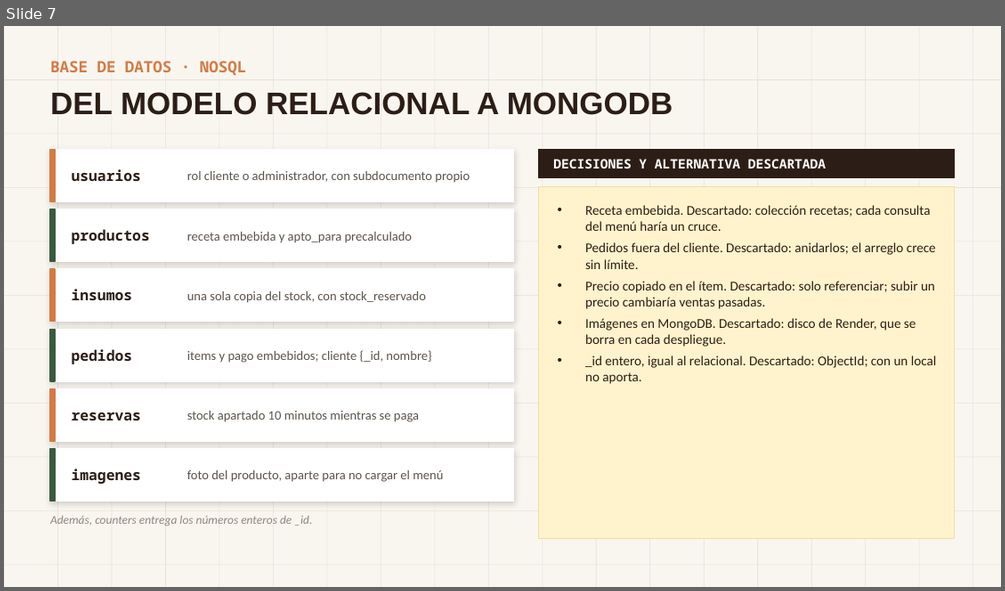
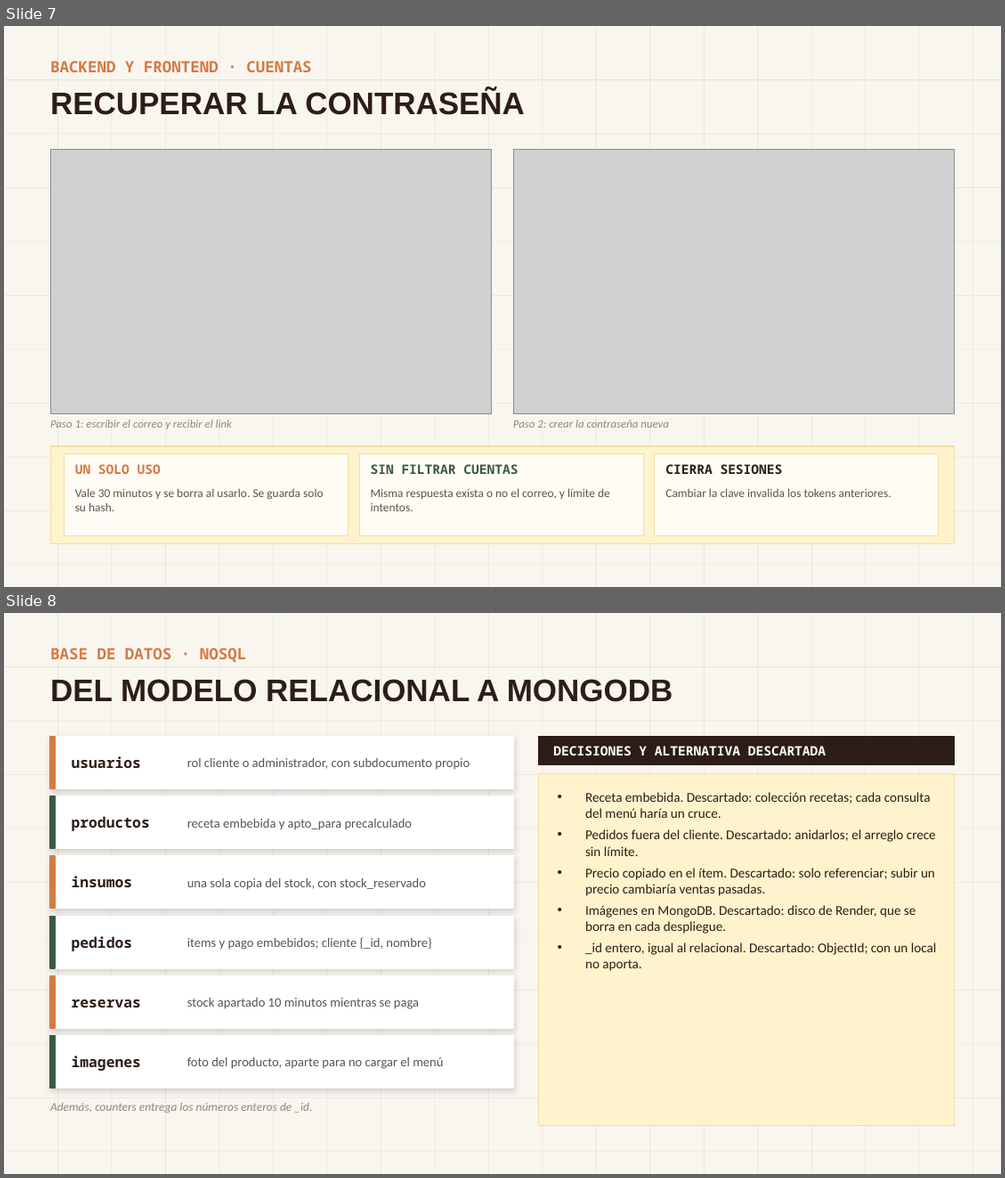
Before and after one commit to Pagina-Brookies/Pagina_Brookies, a slide deck: docs/Grupo20-BrookiesCoffee-Presentacion-Entrega2.pptx. Shown one above the other, each under a label of ours: slide 7 before the commit, slides 7 and 8 after it. The pictures are 1005x591 and 1005x1178 pixels, drawn with LibreOffice and Linux fonts; fonts in the diff are those of the drawing; grey boxes stand for pictures. Boxes give left, top, right and bottom in pixels: in the first picture for what was removed or moved away, otherwise in the second. Text is boxed around its words. In the diff, an @@ line names an element or a change of style, - is before the commit and + after.

```diff
--- a/docs/Grupo20-BrookiesCoffee-Presentacion-Entrega2.pptx
+++ b/docs/Grupo20-BrookiesCoffee-Presentacion-Entrega2.pptx
@@ slide 7 added at <box>4,26,1001,587</box>, background #F9F6F0; not listed: 28 template elements that a slide beside it also shows @@
@@ text added at <box>50,61,311,72</box>, 15 pt, text #D47A43, bold @@
+BACKEND Y FRONTEND · CUENTAS
@@ text added at <box>50,89,525,115</box>, 30 pt, text #2C1E16, bold @@
+RECUPERAR LA CONTRASEÑA
@@ picture added at <box>50,150,492,414</box> @@
@@ picture added at <box>513,150,955,414</box> @@
@@ text added at <box>50,419,232,429</box>, 11 pt, text #8F8680, italic @@
+Paso 1: escribir el correo y recibir el link
@@ text added at <box>513,419,669,427</box>, 11 pt, text #8F8680, italic @@
+Paso 2: crear la contraseña nueva
@@ rectangle added at <box>50,446,955,543</box>, fill #FFF3CD, outline #F0DFA0 1 pt @@
@@ rectangle added at <box>64,454,348,536</box>, fill #FFFCF5, outline #F0DFA0 0.75 pt @@
@@ text added at <box>75,464,161,474</box>, 12.5 pt, text #D47A43, bold @@
+UN SOLO USO
@@ rectangle added at <box>359,454,643,536</box>, fill #FFFCF5, outline #F0DFA0 0.75 pt @@
@@ text added at <box>371,464,518,474</box>, 12.5 pt, text #3A5A40, bold @@
+SIN FILTRAR CUENTAS
@@ rectangle added at <box>655,454,938,536</box>, fill #FFFCF5, outline #F0DFA0 0.75 pt @@
@@ text added at <box>665,464,783,474</box>, 12.5 pt, text #2C1E16, bold @@
+CIERRA SESIONES
@@ text added at <box>75,488,324,511</box>, 11.5 pt, text #5C544C @@
+Vale 30 minutos y se borra al usarlo. Se guarda solo su hash.
@@ text added at <box>371,488,610,511</box>, 11.5 pt, text #5C544C @@
+Misma respuesta exista o no el correo, y límite de intentos.
@@ text added at <box>665,488,891,497</box>, 11.5 pt, text #5C544C @@
+Cambiar la clave invalida los tokens anteriores.
@@ what was slide 7 is now slide 8 @@
```
Also in this commit, not shown: 6 slides changed, 1 other file.
